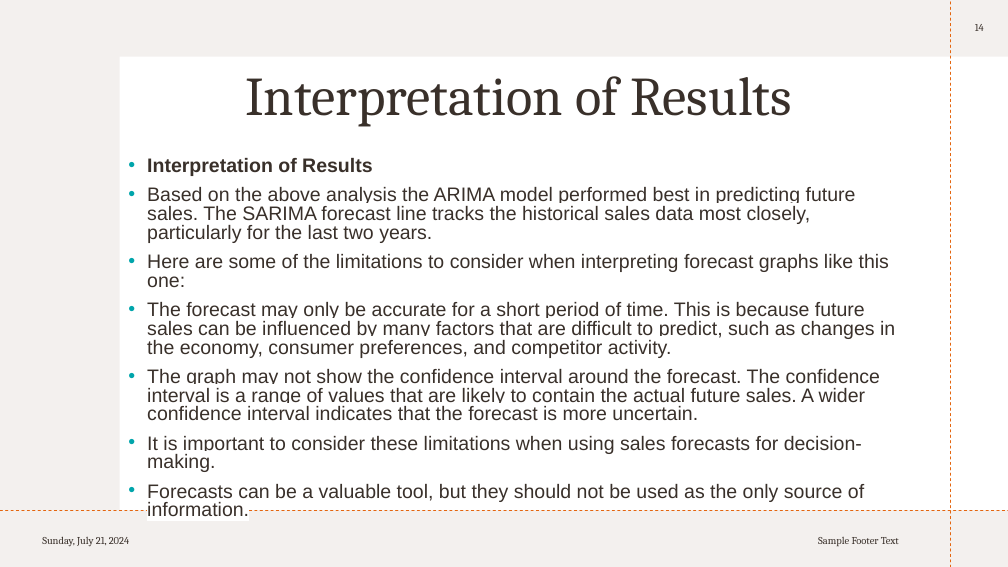
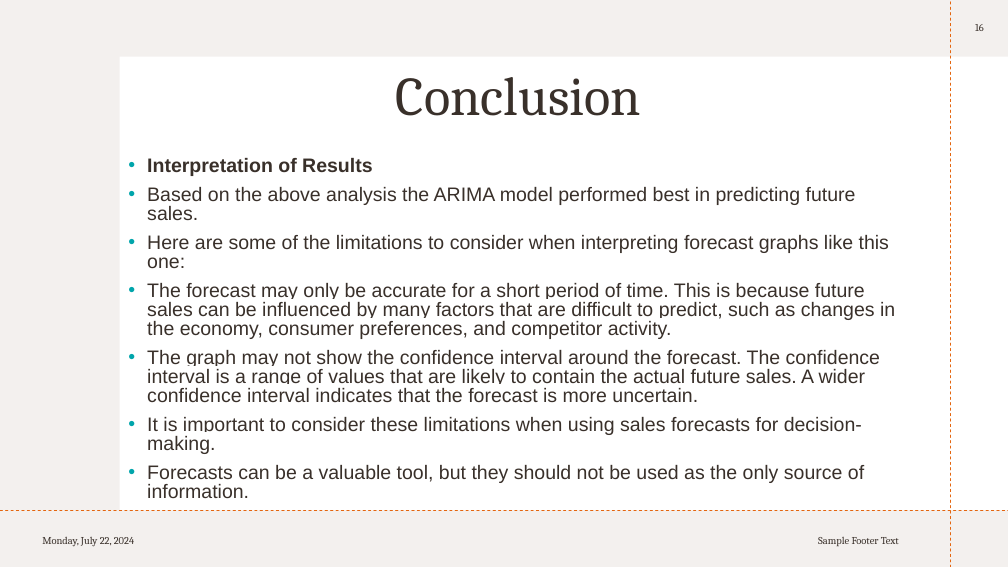
Before and after one commit to KarishmaFernandes/Forecasting-Future-Sales, a slide deck: slide 16 of sales Circly.pptx (slide 14 before the commit). Drawn at 1008x567 pixels with LibreOffice and Linux fonts; fonts in the diff are those of the drawing. Boxes give left, top, right and bottom in pixels: in the first picture for what was removed or moved away, otherwise in the second. Text is boxed around its words. In the diff, an @@ line names an element or a change of style, - is before the commit and + after.

```diff
--- a/sales Circly.pptx
+++ b/sales Circly.pptx
@@ page number at box(975, 24, 984, 31): text changed @@
-14
+16
@@ title at box(396, 77, 642, 116): text changed @@
-Interpretation of Results
+Conclusion
@@ text at box(147, 187, 856, 220): text changed @@
-• Based on the above analysis the ARIMA model performed best in predicting future sales. The SARIMA forecast line tracks the historical sales data most closely, particularly for the last two years.
+• Based on the above analysis the ARIMA model performed best in predicting future sales.
@@ text at box(42, 537, 134, 547): text changed @@
-Sunday, July 21, 2024
+Monday, July 22, 2024
```
Also in this commit, not shown: 10 other slides changed, 5 slides added, 6 slides removed.
